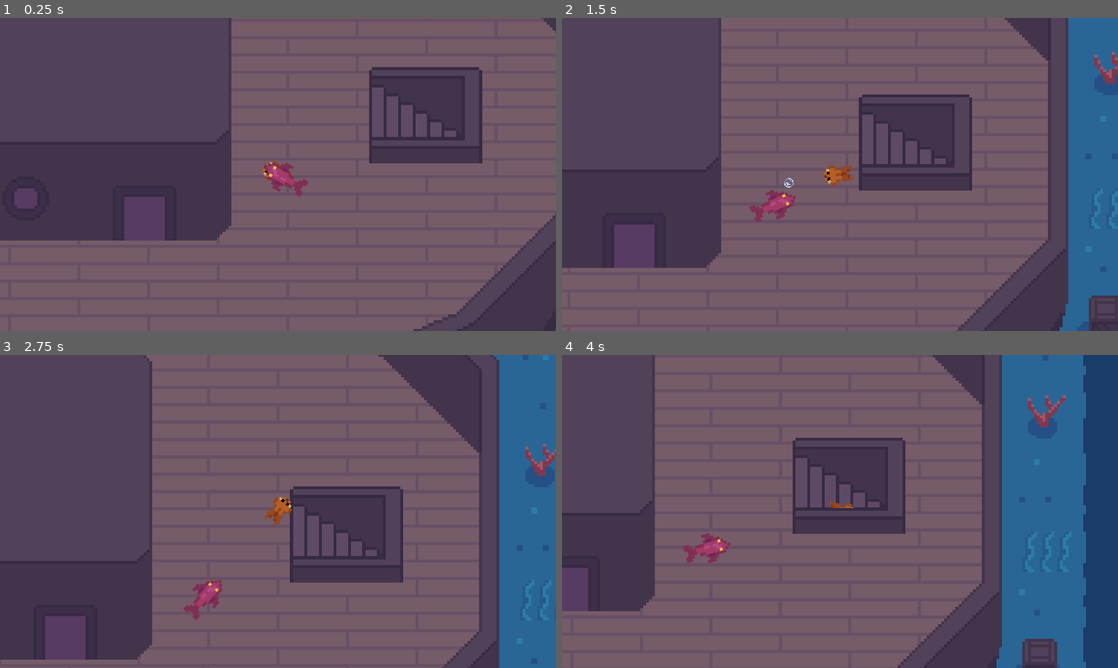
Above: before the commit, frames 1-4 (two rows, left to right).
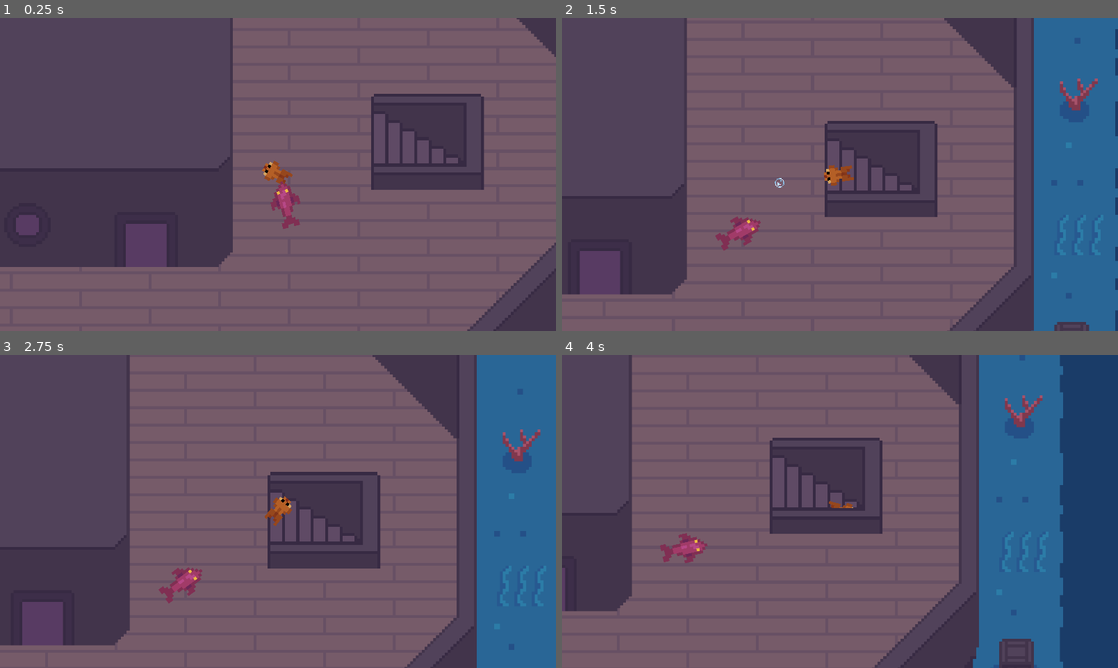
Above: after the commit, the same moments.

Repository: canaryincoalmine/Fish-Society-and-its-Bubbles
Game: Godot game, scene res://Code/Screens/Level 1.tscn
Same seed, same stepped clock (60 frames per second), same inputs: the game is played once before the commit and once after it. This scene is started directly instead of the project's main scene.
Inputs (mouse positions are in pixels of both pictures, inside the frame that each line leads up to):
- Up to frame 1 (0.25 s): no input
- Up to frame 2 (1.5 s): move the mouse to (962, 158) at 0.52 s; tap Space (dash) at 0.6 s; move the mouse to (728, 190) at 1.27 s; click (728, 190) at 1.35 s
- Up to frame 3 (2.75 s): move the mouse to (333, 442) at 2.02 s; tap Space (dash) at 2.1 s
- Up to frame 4 (4 s): move the mouse to (812, 574) at 2.77 s; click (812, 574) at 2.85 s; move the mouse to (1006, 558) at 3.52 s; tap Space (dash) at 3.6 s

The runs differ from the first frame. In frame 1, 12% of the frame differs, in the area x 0-100%, y 0-100%; in frame 2, 26%; in frame 3, 18%; in frame 4, 20%.

Commit message:
Continued to fix pathfinding.

Diff:
--- a/Code/Screens/Level 1.tscn
+++ b/Code/Screens/Level 1.tscn
@@ -15,7 +15,7 @@
 [sub_resource type="NavigationPolygon" id="NavigationPolygon_eeqhf"]
 outlines = Array[PackedVector2Array]([PackedVector2Array(-1834, -659, -1700, -807, 808, -809, 1581, -468, 1918, -132, 1920, 596, 1648.84, 878.543, 810, 1247, -1746, 1242, -1835, 1169)])
 
-[node name="Main" type="Node2D"]
+[node name="Main2" type="Node2D"]
 script = ExtResource("1_p740o")
 
 [node name="Sprite2D" type="Sprite2D" parent="."]
@@ -36,7 +36,6 @@
 
 [node name="MainBackground" type="Sprite2D" parent="NavigationRegion2D/StaticBody2D"]
 show_behind_parent = true
-scale = Vector2(1, 1)
 texture = ExtResource("2_8mxin")
 
 [node name="CollisionPolygon2D" type="CollisionPolygon2D" parent="NavigationRegion2D/StaticBody2D"]
@@ -50,11 +49,10 @@
 
 [node name="UnderwaterDeckRoom" type="Sprite2D" parent="NavigationRegion2D/StaticBody2D2"]
 show_behind_parent = true
-scale = Vector2(1, 1)
 texture = ExtResource("3_bcxjj")
 
 [node name="CollisionPolygon2D" type="CollisionPolygon2D" parent="NavigationRegion2D/StaticBody2D2"]
-polygon = PackedVector2Array(-60.6, 38.5, -57.2, 38.5, 51.8, 38.8, 59.7, 38.6, 59.8, -32.8, -60.7, -34.2)
+polygon = PackedVector2Array(-61, 49.9, 59.9, 48.9, 59.9, -48.9, 54.9, -53.9, -55.9, -53.9, -61, -49)
 
 [node name="StaticBody2D3" type="StaticBody2D" parent="NavigationRegion2D"]
 position = Vector2(1467, 177)
@@ -62,7 +60,6 @@
 
 [node name="UnderwaterStairs" type="Sprite2D" parent="NavigationRegion2D/StaticBody2D3"]
 show_behind_parent = true
-scale = Vector2(1, 1)
 texture = ExtResource("4_e5a6p")
 
 [node name="CollisionPolygon2D" type="CollisionPolygon2D" parent="NavigationRegion2D/StaticBody2D3"]
@@ -98,4 +95,5 @@
 [node name="Cod" parent="." node_paths=PackedStringArray("target_to_chase") instance=ExtResource("7_5okh8")]
 position = Vector2(973, 389)
 scale = Vector2(10, 10)
+collision_layer = 1
 target_to_chase = NodePath("../Player")
--- a/Code/Screens/Main.tscn
+++ b/Code/Screens/Main.tscn
@@ -4,9 +4,9 @@
 [ext_resource type="PackedScene" uid="uid://74lnysi4i3b7" path="res://Code/Enemies/Cod/Cod.tscn" id="2_1b68g"]
 
 [sub_resource type="NavigationPolygon" id="NavigationPolygon_3s3vn"]
-vertices = PackedVector2Array(816.82, -368.039, 883.07, 396.703, -781.023, 353.25, -782.969, -375.953)
+vertices = PackedVector2Array(1566.78, -745.281, 1531.22, 885.641, -1310.38, 784.328, -1375.57, -828.688)
 polygons = Array[PackedInt32Array]([PackedInt32Array(0, 1, 2, 3)])
-outlines = Array[PackedVector2Array]([PackedVector2Array(-793, -386, 826, -378, 894, 407, -791, 363)])
+outlines = Array[PackedVector2Array]([PackedVector2Array(-1386, -839, 1577, -755, 1541, 896, -1320, 794)])
 
 [node name="Main" type="Node2D"]
 
@@ -21,5 +21,4 @@
 [node name="Cod" parent="." node_paths=PackedStringArray("target_to_chase") instance=ExtResource("2_1b68g")]
 position = Vector2(334, 34)
 scale = Vector2(10, 10)
-motion_mode = 1
 target_to_chase = NodePath("../Player")
